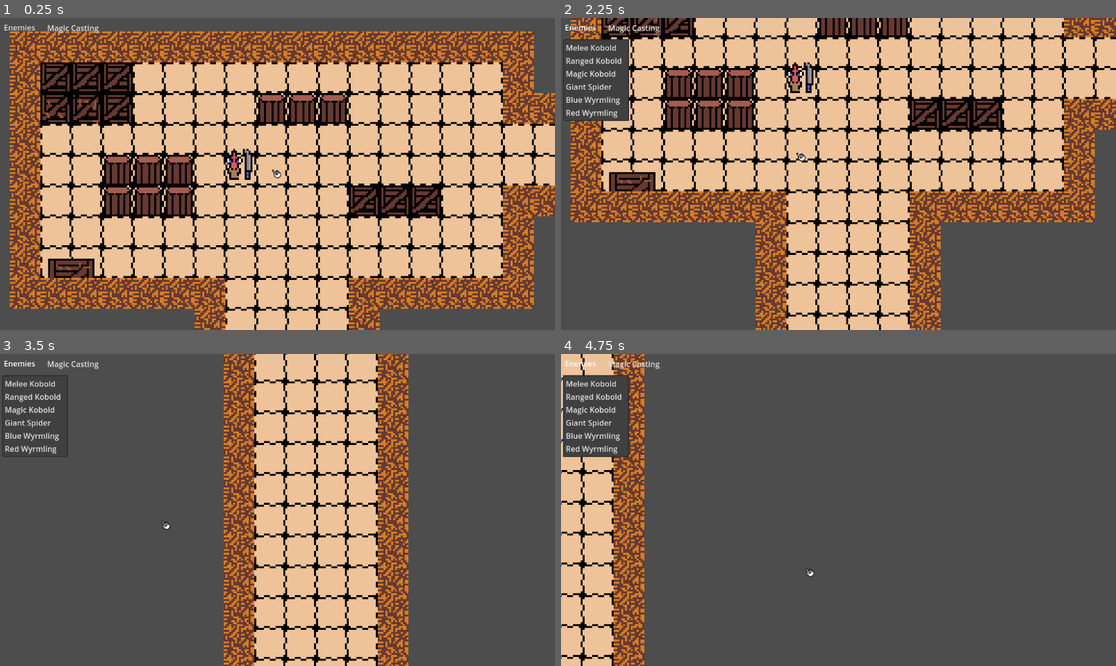
Above: before the commit, frames 1-4 (two rows, left to right).
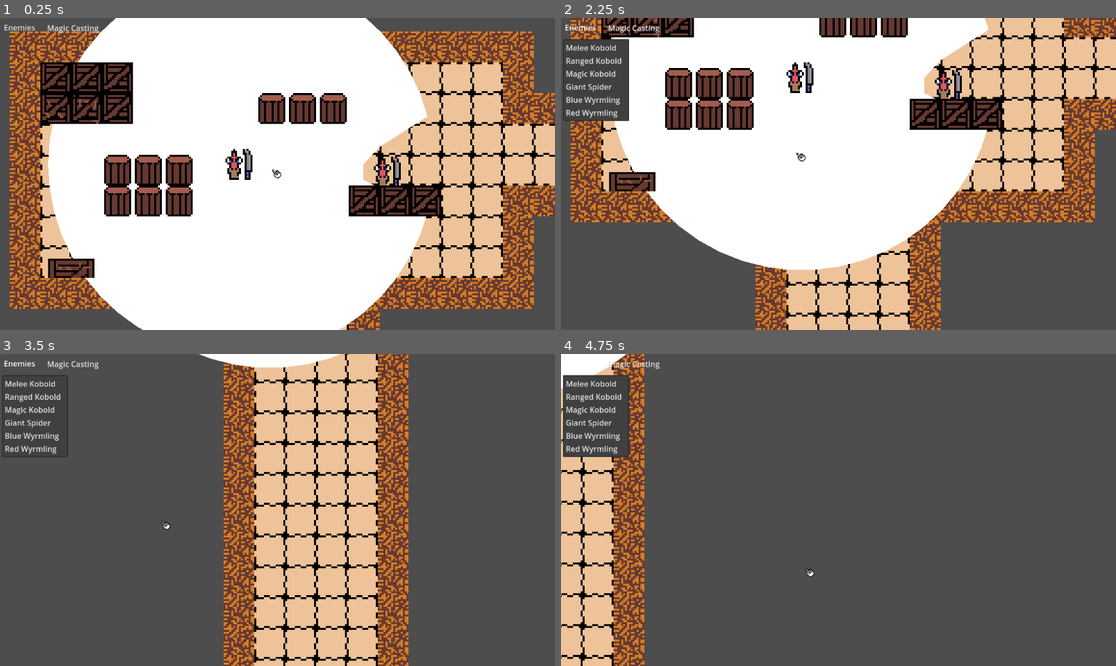
Above: after the commit, the same moments.

Repository: Fonzy2400/TTRPG_player
Game: Godot game, scene res://World.tscn
The game is run twice, just before and just after one commit, with the same random seed, the same clock (stepped at 60 frames per second) and the same inputs.
Inputs (mouse positions are in pixels of both pictures, inside the frame that each line leads up to):
- Up to frame 1 (0.25 s): no input
- Up to frame 2 (2.25 s): click "Magic Casting" at 0.5 s; click "Enemies" at 1.25 s; tap Enter at 2 s; move the mouse to (799, 164) at 2.02 s; hold Z (scaleUp) from 2.03 s (still down); hold S (cameraDown) from 2.03 s (still down)
- Up to frame 3 (3.5 s): move the mouse to (166, 525) at 2.77 s; release Z (scaleUp) at 2.78 s; release S (cameraDown) at 2.78 s; hold C (scaleDown) from 2.78 s (still down); tap A (cameraLeft) at 2.85 s
- Up to frame 4 (4.75 s): tap Space at 3.5 s; move the mouse to (894, 441) at 3.52 s; release C (scaleDown) at 3.53 s; hold D (cameraRight) 3.53-4.28 s; hold Z (scaleUp) from 3.53 s (still down); move the mouse to (810, 572) at 4.27 s; tap W (cameraUp) at 4.35 s

The runs differ from the first frame. In frame 1, 51% of the frame differs, in the area x 8-77%, y 0-100%; in frame 2, 38%; in frame 3, 0.8%; in frame 4, 0.6%.

Commit message:
Created base framework for lighting system
Player class now sends out multiple Raycast2D nodes in all directions. This draws a Polygon2D around them (circle) when a ray intersects an obstacle, It change the point for the polygon. Essentially creating a field of sight that changes according to obstacles. Now just need to implement this with a lighting system, and prototype version should be 100% complete.

Diff:
--- a/MovableObject2D.gd
+++ b/MovableObject2D.gd
@@ -14,15 +14,7 @@
 var previousMousePosition #needed for calculationg mouse angular velocity
 
 # Called when the node enters the scene tree for the first time.
-func _enter_tree():
-	var sprite = Sprite2D.new()
-	sprite.name = "sprite"
-	sprite.texture = load("res://Pixel art/D&D assets.png") #sprites generated as atlas map
-	sprite.region_enabled = true #allows a selection of a part of image
-	sprite.texture_filter = TEXTURE_FILTER_NEAREST # fixes blur on pixel art (why is this not the default?!)
-	var rect = name_handler() # selects sprite region and scale based off of name of movable object
-	sprite.region_rect = rect
-	add_child(sprite)
+func _ready():
 	var grabCircle = Area2D.new()
 	grabCircle.name = "grabCircle"
 	add_child(grabCircle)
@@ -34,6 +26,14 @@
 	$grabCircle/grabber.shape = circle
 	grabCircle.connect("mouse_entered",_on_area_2d_mouse_entered)
 	grabCircle.connect("mouse_exited",_on_area_2d_mouse_exited)
+	var sprite = Sprite2D.new()
+	sprite.name = "sprite"
+	sprite.texture = load("res://Pixel art/D&D assets.png") #sprites generated as atlas map
+	sprite.region_enabled = true #allows a selection of a part of image
+	sprite.texture_filter = TEXTURE_FILTER_NEAREST # fixes blur on pixel art (why is this not the default?!)
+	var rect = name_handler() # selects sprite region and scale based off of name of movable object
+	sprite.region_rect = rect
+	add_child(sprite)
 	var rotateCircle = Area2D.new()
 	rotateCircle.name = "rotateCircle"
 	add_child(rotateCircle)
@@ -43,8 +43,10 @@
 	circle = CircleShape2D.new()
 	circle.radius = 14
 	$rotateCircle/rotator.shape = circle
+	$rotateCircle/rotator.scale = $grabCircle/grabber.scale
 	rotateCircle.connect("mouse_entered",_on_rotate_circle_mouse_entered)
 	rotateCircle.connect("mouse_exited",_on_rotate_circle_mouse_exited)
+
 	#$RotateCircle/rotater.scale = $GrabCircle/grabber.scale
 	#connect signals to main game handler only if the main game handler exists.
 	#This allows scenes to be run by themselves
@@ -142,14 +144,14 @@
 		scale = Vector2(1,1)
 	if nameString == "giant spider":
 		rect = Rect2(192,0,32,32)
-		$"GrabCircle"/grabber.scale = Vector2(4,4)
+		$grabCircle/grabber.scale = Vector2(2,2)
 	#example explanation, applies to all entries
 	if nameString == "blue wyrmling":
 		rect = Rect2(0,16,64,64) #selects visual from atlas
 		scale = Vector2(0.5,0.5) #sets size of visual
-		$"GrabCircle"/grabber.scale = Vector2(6,6) #sets size of collision box for picking up
+		$grabCircle/grabber.scale = Vector2(2,2) #sets size of collision box for picking up
 	if nameString == "red wyrmling":
-		$"GrabCircle"/grabber.scale = Vector2(6,6)
+		$grabCircle/grabber.scale = Vector2(2,2)
 		rect = Rect2(64,32,64,64)
 		scale = Vector2(0.5,0.5)
 	if nameString == "tile":
--- a/Player.gd
+++ b/Player.gd
@@ -1,24 +1,53 @@
 extends MoveableObject2D
 var count
 var radius
+var isColliding = false
 
 
 # Called when the node enters the scene tree for the first time.
 func _ready():
-	count = 20
-	radius = 24
+	super._ready()
+	var points = PackedVector2Array([])
+	count = 50
+	radius = 100
 	for i in range(count):
 		var line = RayCast2D.new()
 		line.collide_with_areas = true
 		line.set_collision_mask(1)
 		line.add_to_group("lines")
 		add_child(line)
-		var point = radius*Vector2(cos(i*2*PI/20),sin(i*2*PI/20))
+		var point = radius*Vector2(cos(i*2*PI/count),sin(i*2*PI/count))
 		#need to move them slightly away from each other so they don't just all detect at zero.
-		line.position = point/radius*1
 		line.target_position = point
+		points.append(point)
+	$Shape.set_polygon(points)
 
 
 # Called every frame. 'delta' is the elapsed time since the previous frame.
 func _process(delta):
 	super._process(delta)
+	var check = 0
+	for line in get_tree().get_nodes_in_group("lines"):
+		if line.is_colliding():
+			isColliding = true
+			collision()
+		else:
+			check+=1
+	if check == count:
+		new_circle()
+
+
+func collision():
+	var points = PackedVector2Array([])
+	for line in get_tree().get_nodes_in_group("lines"):
+		if line.is_colliding():
+			points.append(line.get_collision_point()-position)
+		else:
+			points.append(line.target_position)
+	$Shape.set_polygon(points)
+
+func new_circle():
+	var points = PackedVector2Array([])
+	for line in get_tree().get_nodes_in_group("lines"):
+		points.append(line.target_position)
+	$Shape.set_polygon(points)
--- a/World.tscn
+++ b/World.tscn
@@ -7,7 +7,7 @@
 [ext_resource type="PackedScene" uid="uid://dq5v1it86kno5" path="res://enemy_handler.tscn" id="7_il3h0"]
 [ext_resource type="PackedScene" uid="uid://b38dy6veamejl" path="res://player.tscn" id="7_x6yfp"]
 [ext_resource type="PackedScene" uid="uid://w08r33mh2o8i" path="res://shape_handler.tscn" id="7_ycuix"]
-[ext_resource type="Script" path="res://MovableObject2D.gd" id="8_8xt0e"]
+[ext_resource type="PackedScene" uid="uid://bc6ynutmbq71w" path="res://movable_object.tscn" id="8_tw1hr"]
 
 [sub_resource type="TileSetAtlasSource" id="TileSetAtlasSource_7w5nx"]
 texture = ExtResource("2_w0fkh")
@@ -123,6 +123,6 @@
 [node name="Player" parent="." instance=ExtResource("7_x6yfp")]
 position = Vector2(472, 261)
 
-[node name="MoveableObject2D" type="Node2D" parent="."]
-script = ExtResource("8_8xt0e")
+[node name="Movable Object" parent="." instance=ExtResource("8_tw1hr")]
+position = Vector2(549, 265)
 nameString = "melee kobold"
--- a/player.tscn
+++ b/player.tscn
@@ -5,3 +5,5 @@
 [node name="Player" type="Node2D"]
 script = ExtResource("1_8efhh")
 nameString = "melee kobold"
+
+[node name="Shape" type="Polygon2D" parent="."]
--- a/shape.tscn
+++ b/shape.tscn
@@ -5,5 +5,5 @@
 
 [node name="Movable Object" instance=ExtResource("2_77fuq")]
 
-[node name="shape" type="Polygon2D" parent="." index="3"]
+[node name="shape" type="Polygon2D" parent="." index="0"]
 script = ExtResource("1_x6cav")
